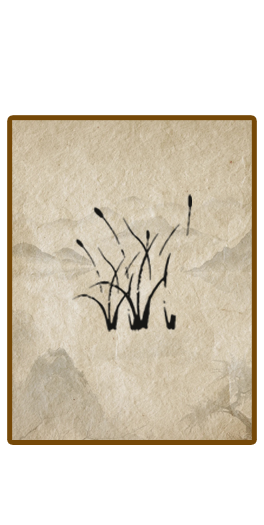
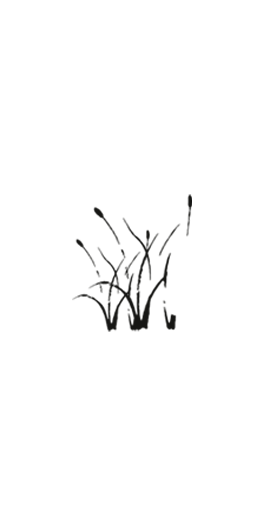
Layers edited between the first and the second 264x525 image:
hid "图层 1" over [12, 120, 252, 440]
